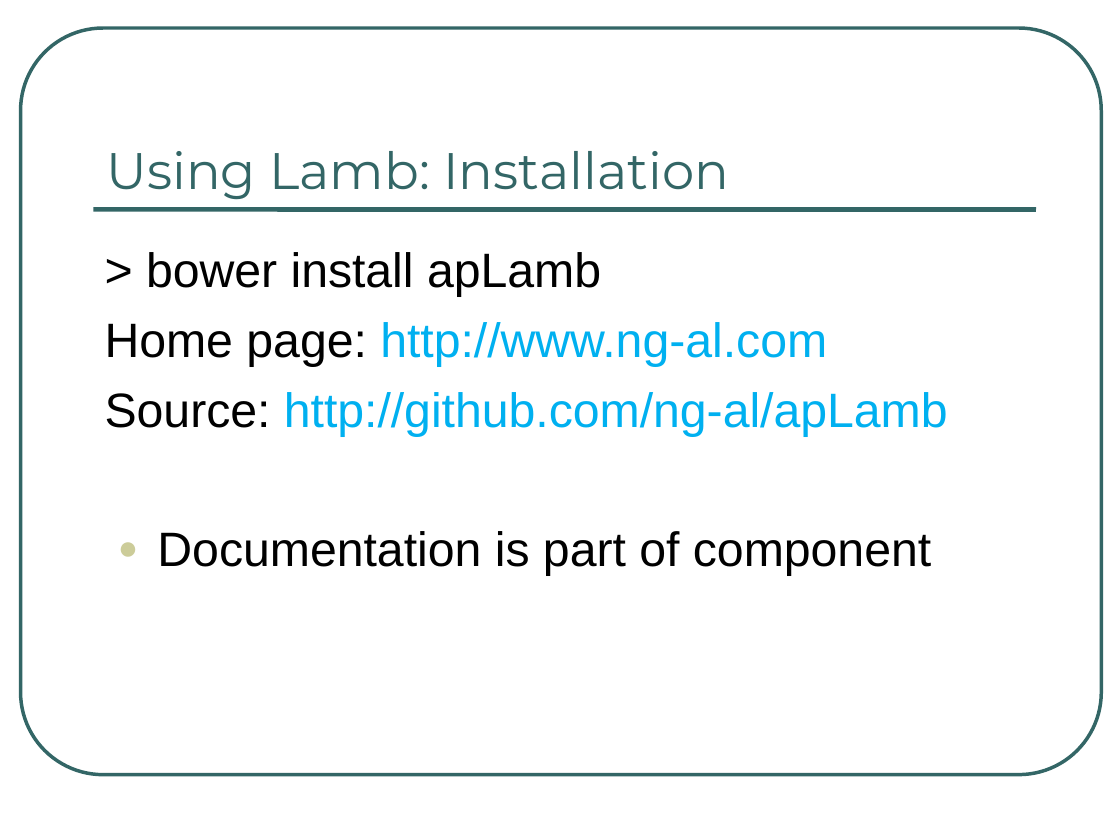
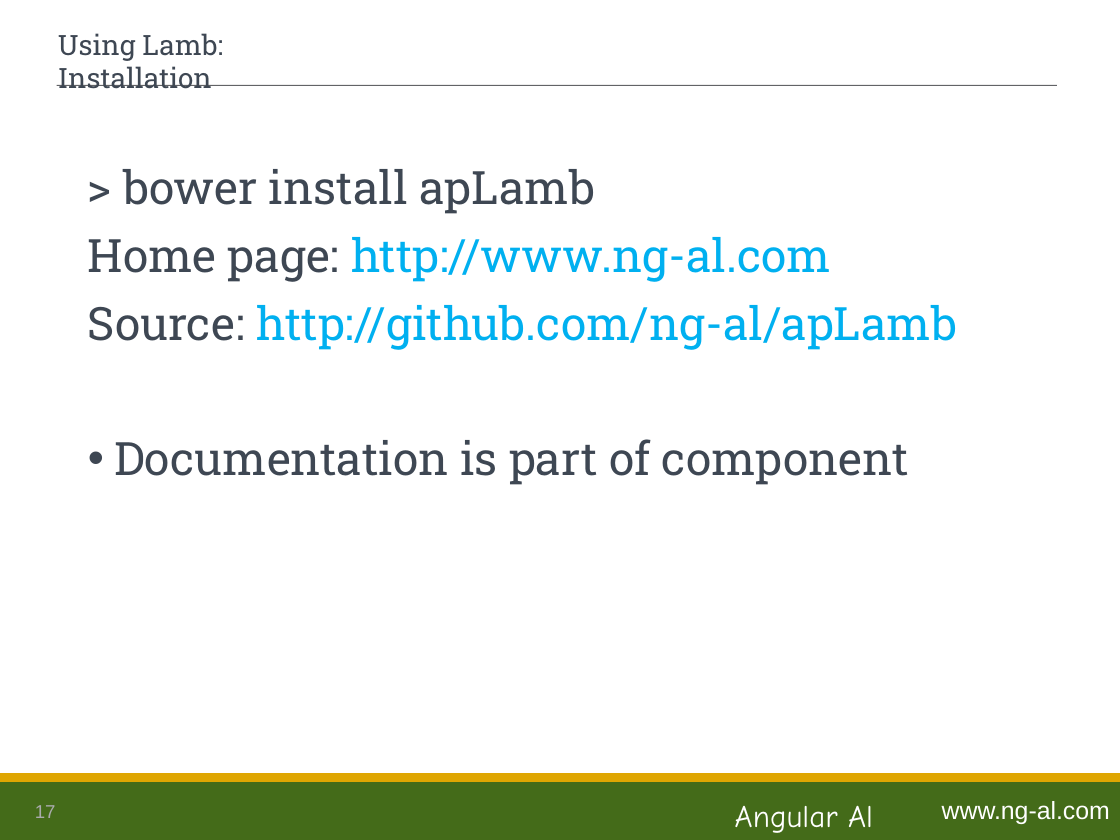
Before and after one commit to ng-al/LambSampleApp, a slide deck: slide 17 of Lamb.ppt. Drawn at 1120x840 pixels with LibreOffice and Linux fonts; fonts in the diff are those of the drawing. Boxes give left, top, right and bottom in pixels: in the first picture for what was removed or moved away, otherwise in the second. Text is boxed around its words. In the diff, an @@ line names an element or a change of style, - is before the commit and + after.

```diff
--- a/Lamb.ppt
+++ b/Lamb.ppt
@@ rounded rectangle removed at [20,28,1101,775] @@
@@ title "Using Lamb: Installation": place and size @@
-title "Using Lamb: Installation" at [106,151,729,200]
+title "Using Lamb: Installation" at [58,33,223,89]
@@ title "Using Lamb: Installation" at [58,33,223,89]: size 33 to 18 pt, font Montserrat to Roboto Slab, text colour #336666 to #3E4753; vertical alignment bottom to middle @@
@@ line moved from (93, 209) - (1036, 209) to (57, 85) - (1057, 85) @@
@@ line (57, 85) - (1057, 85): stroke #336666 3 pt to #626366 0.74 pt @@
@@ text "> bower install apLamb": place and size @@
-text "> bower install apLamb" at [105,252,948,576]
+text "> bower install apLamb" at [88,169,958,485]
@@ text "> bower install apLamb" at [88,169,958,485]: size 31 to 29.6 pt, font Arial to Roboto Slab; text colour #000000 to #3E4753 in "> bower install apLamb", "Home page:", "Source:", "Documentation is part of component"; bullet ● to •; bullet colour #CCCC99 to #3E4753 @@
@@ rectangle added at [0,778,1120,840], fill #446B19 @@
@@ rectangle added at [0,775,1120,781], fill #DFA602, outline #DFA602 2.01 pt @@
@@ page number added at [35,805,56,818], 12 pt, text #AAABAC @@
+17
@@ text added at [735,805,873,833], 20 pt, text #FFFFFF @@
+Angular Al
@@ text added at [942,801,1110,824], 16 pt, text #FFFFFF @@
+www.ng-al.com
```
Also in this commit, not shown: 37 other slides changed, 1 slide added, 1 other file.
